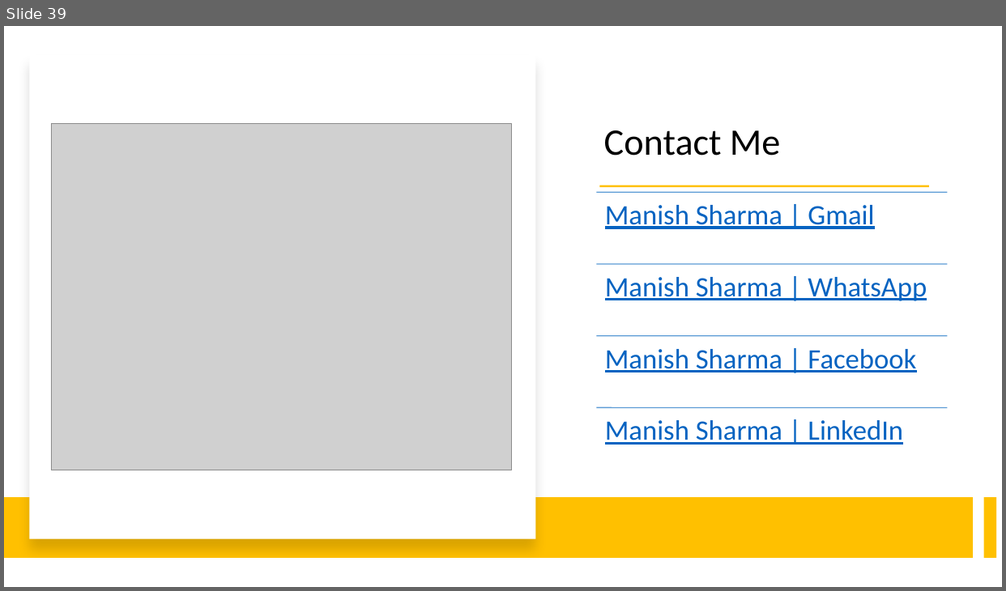
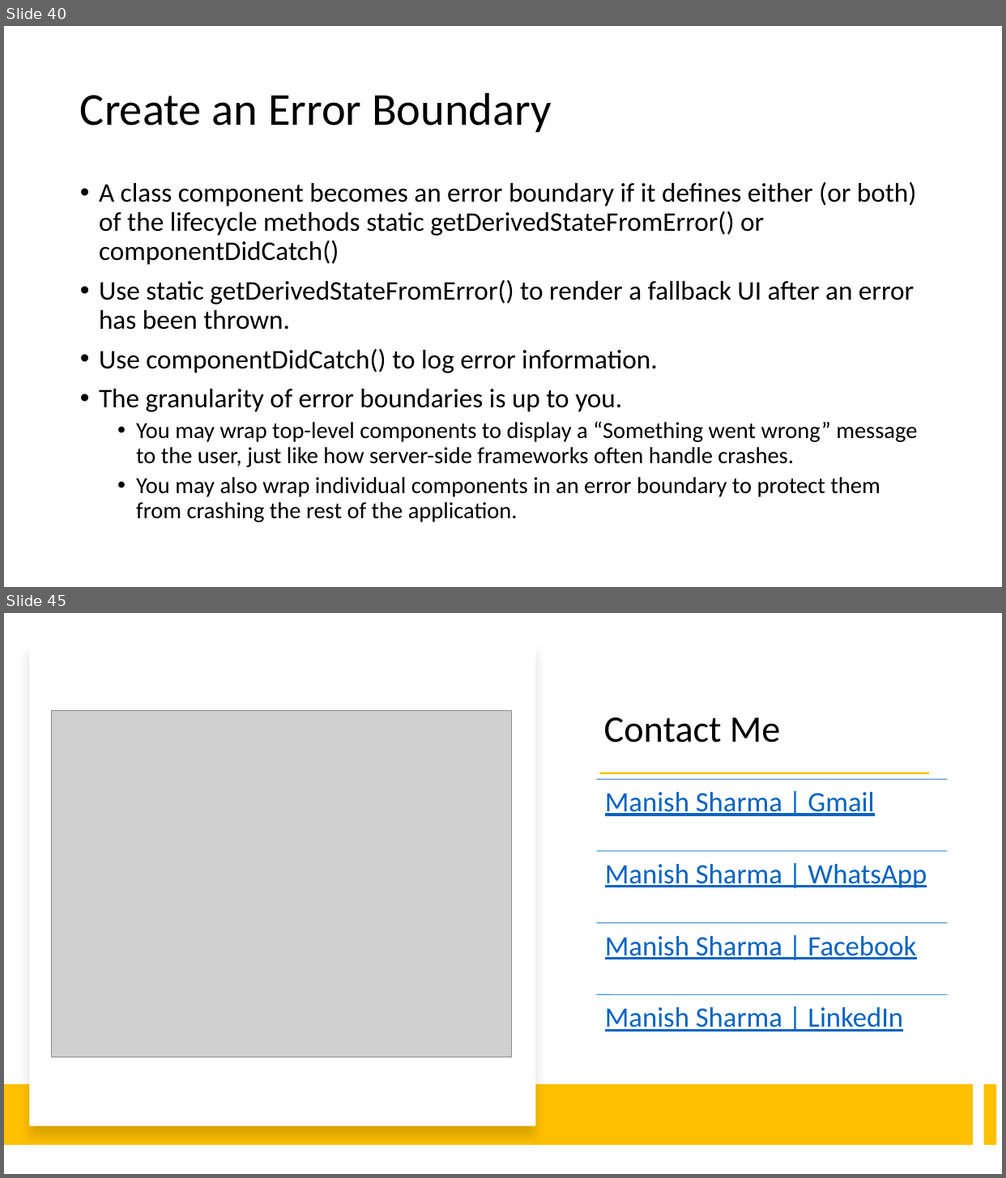
Before and after one commit to rath321/react-training-aug, a slide deck: Notes/React.pptx. Shown one above the other, each under a label of ours: slide 39 before the commit, slides 40 and 45 after it; the slides between them are not shown. The pictures are 1006x591 and 1006x1178 pixels, drawn with LibreOffice and Linux fonts; fonts in the diff are those of the drawing; grey boxes stand for pictures. Boxes give left, top, right and bottom in pixels: in the first picture for what was removed or moved away, otherwise in the second. Text is boxed around its words. In the diff, an @@ line names an element or a change of style, - is before the commit and + after.

Commit message:
PPT Updated

```diff
--- a/Notes/React.pptx
+++ b/Notes/React.pptx
@@ slide 40 added at <box>4,26,1002,587</box>, background #FFFFFF @@
@@ title added at <box>80,92,552,132</box>, 44 pt, text #000000 @@
+Create an Error Boundary
@@ text added at <box>99,182,917,523</box>, 25.9 pt, text #000000 @@
+• A class component becomes an error boundary if it defines either (or both) of the lifecycle methods static getDerivedStateFromError() or componentDidCatch()
+• Use static getDerivedStateFromError() to render a fallback UI after an error has been thrown.
+• Use componentDidCatch() to log error information.
+• The granularity of error boundaries is up to you.
+  • You may wrap top-level components to display a “Something went wrong” message to the user, just like how server-side frameworks often handle crashes.
+  • You may also wrap individual components in an error boundary to protect them from crashing the rest of the application.
@@ what was slide 39 is now slide 45 @@
```
Also in this commit, not shown: 5 other slides added.
